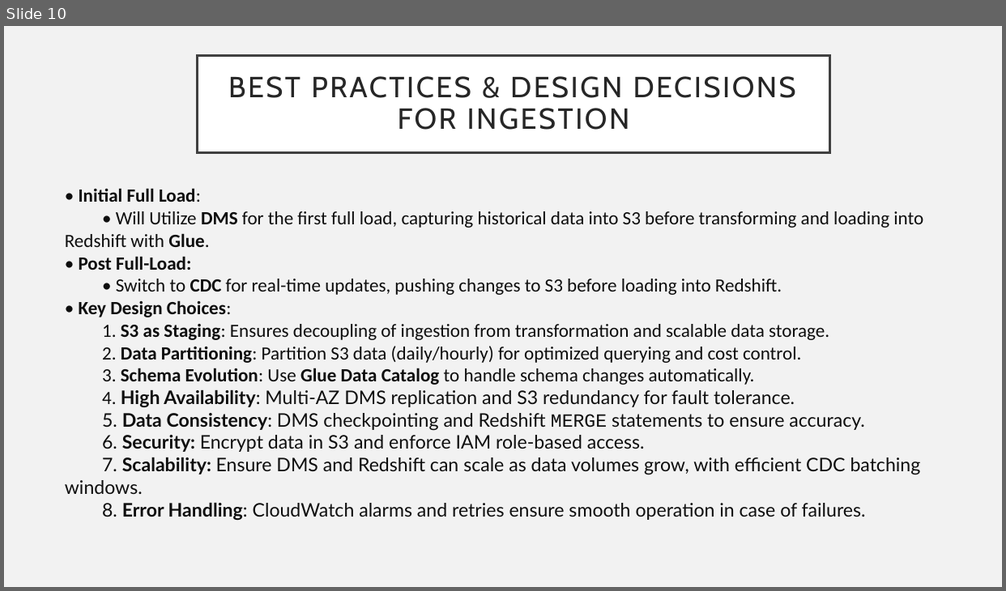
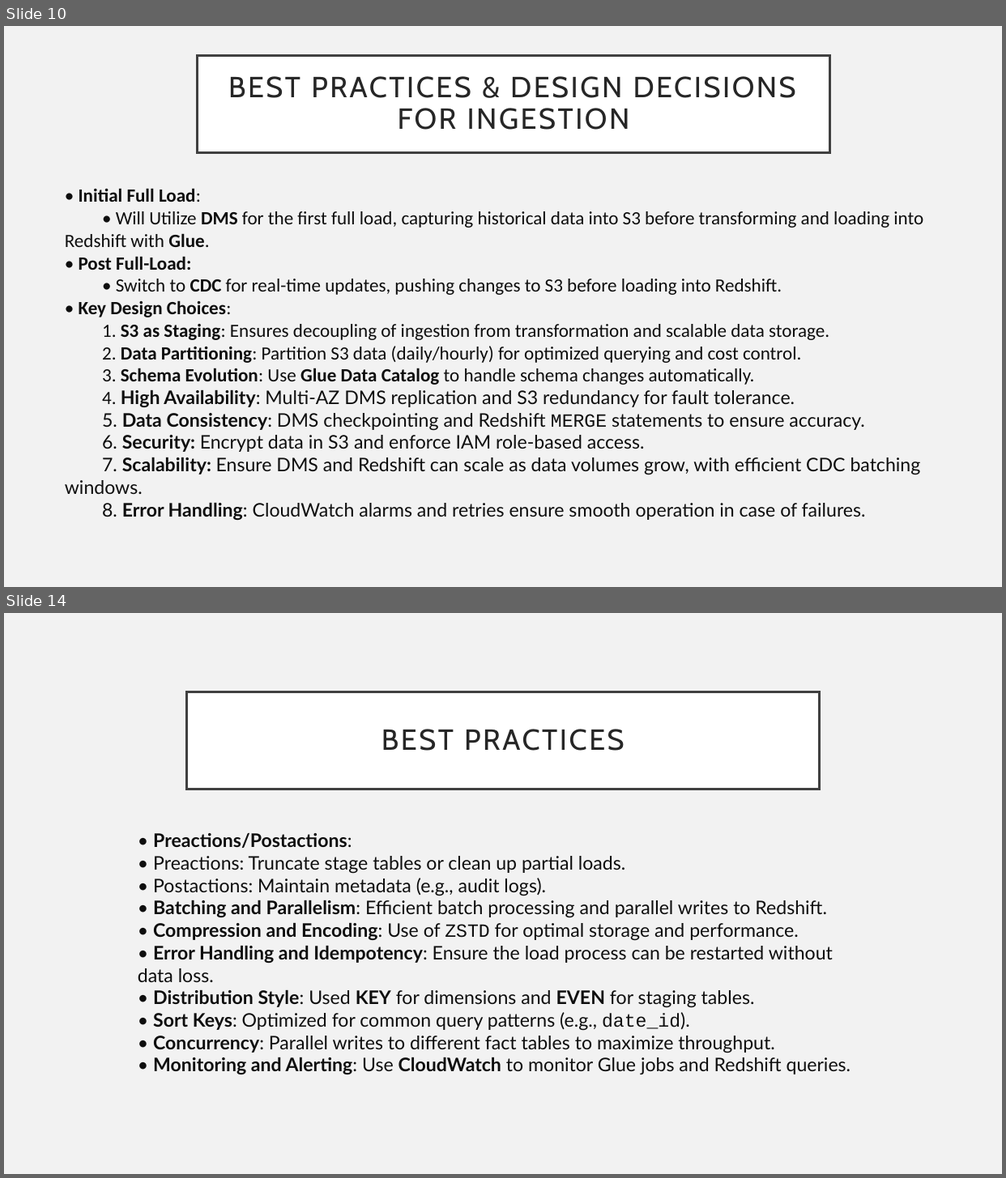
Before and after one commit to Tvkoushik/amazon-etl-pipeline, a slide deck: Craft-Demo.pptx. Shown one above the other, each under a label of ours: slide 10 before the commit, slides 10 and 14 after it; the slides between them are not shown. The pictures are 1006x591 and 1006x1178 pixels, drawn with LibreOffice and Linux fonts; fonts in the diff are those of the drawing. Boxes give left, top, right and bottom in pixels: in the first picture for what was removed or moved away, otherwise in the second. Text is boxed around its words. In the diff, an @@ line names an element or a change of style, - is before the commit and + after.

```diff
--- a/Craft-Demo.pptx
+++ b/Craft-Demo.pptx
@@ slide 14 added at [4, 613, 1002, 1174], background #F2F2F2 @@
@@ title added at [187, 692, 819, 789], fill #FFFFFF, outline #404040 2.5 pt, 28 pt, text #262626 @@
+BEST PRACTICES
@@ text added at [138, 833, 851, 1075], 18 pt, text #0E0E0E @@
+• Preactions/Postactions:
+• Preactions: Truncate stage tables or clean up partial loads.
+• Postactions: Maintain metadata (e.g., audit logs).
+• Batching and Parallelism: Efficient batch processing and parallel writes to Redshift.
+• Compression and Encoding: Use of ZSTD for optimal storage and performance.
+• Error Handling and Idempotency: Ensure the load process can be restarted without data loss.
+• Distribution Style: Used KEY for dimensions and EVEN for staging tables.
+• Sort Keys: Optimized for common query patterns (e.g., date_id).
+• Concurrency: Parallel writes to different fact tables to maximize throughput.
+• Monitoring and Alerting: Use CloudWatch to monitor Glue jobs and Redshift queries.
```
Also in this commit, not shown: 1 slide changed, 11 other slides added, 2 slides removed, 15 other files.
